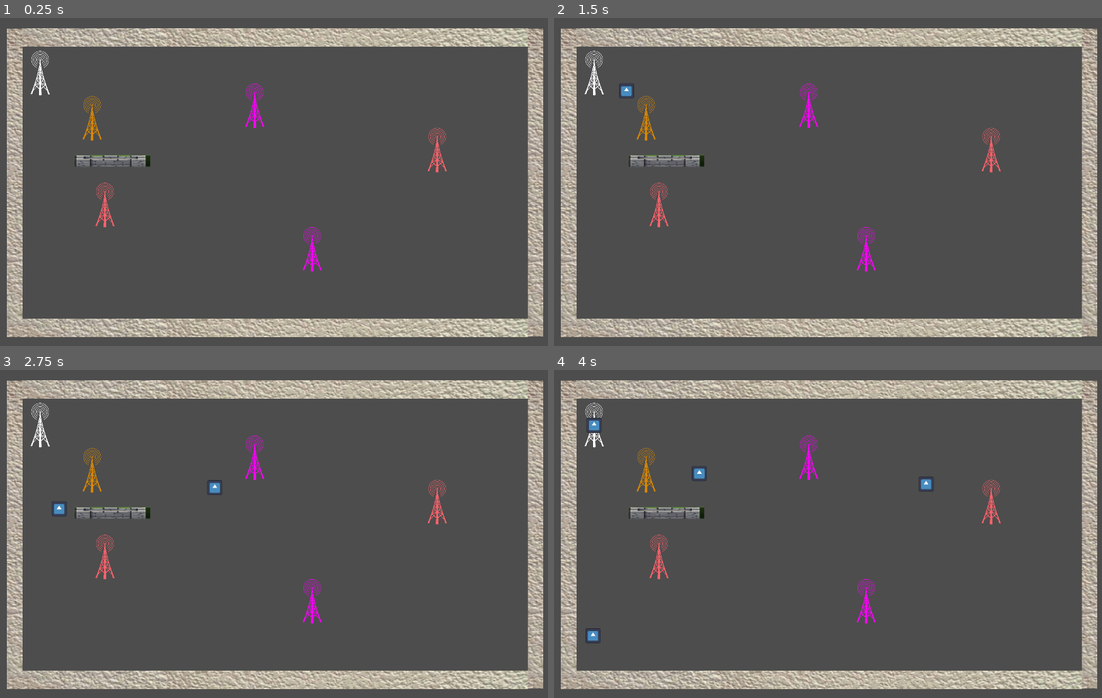
Above: before the commit, frames 1-4 (two rows, left to right).
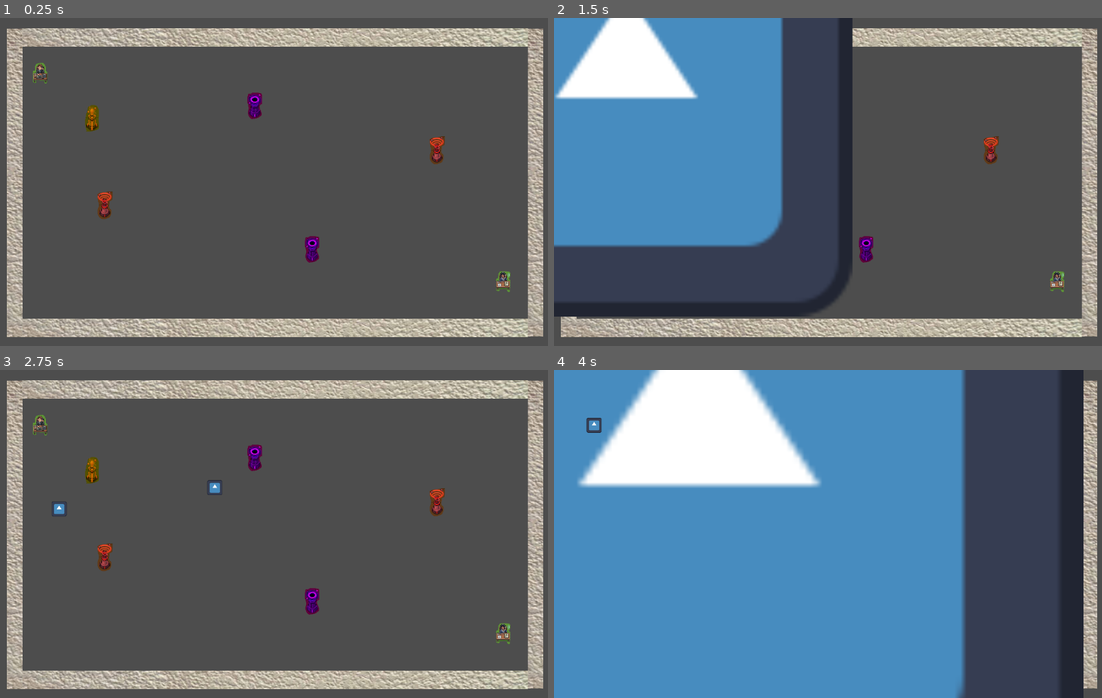
Above: after the commit, the same moments.

Repository: ryupold/ld59
Game: Godot game, scene res://scenes/test_sender.tscn
Same seed, same stepped clock (60 frames per second), same inputs: the game is played once before the commit and once after it. The engine's default icon, where the game draws it, is replaced by a stand-in: a white triangle on a blue panel in a dark square.
Inputs:
- Up to frame 1 (0.25 s): no input
- Up to frame 2 (1.5 s): tap Enter at 0.5 s
- Up to frame 3 (2.75 s): no input
- Up to frame 4 (4 s): no input

The runs differ from the first frame. In frame 1, 2.0% of the frame differs, in the area x 5-94%, y 10-84%; in frame 2, 36%; in frame 3, 2.0%; in frame 4, 82%, in the area x 0-97%, y 0-100%.

Commit message:
add concept art + change relay tower

Diff:
--- /dev/null
+++ b/ld59-game/entities/receiver/receiver.tscn
@@ -0,0 +1,8 @@
+[gd_scene format=3 uid="uid://sc317p0yslvi"]
+
+[ext_resource type="Texture2D" uid="uid://d2f028d7tnpke" path="res://concepts/receiver.png" id="1_ooahl"]
+
+[node name="Receiver" type="Node2D" unique_id=1476249835]
+
+[node name="Sprite2D" type="Sprite2D" parent="." unique_id=336344477]
+texture = ExtResource("1_ooahl")
--- a/ld59-game/entities/sender/sender.tscn
+++ b/ld59-game/entities/sender/sender.tscn
@@ -1,13 +1,13 @@
 [gd_scene format=3 uid="uid://d0cuiwxuevfh"]
 
 [ext_resource type="Script" uid="uid://c3bncaxlpwi7c" path="res://entities/sender/sender.gd" id="1_347e5"]
-[ext_resource type="Texture2D" uid="uid://ddn74ovhrt1hg" path="res://thenounproject.png" id="1_gb42k"]
+[ext_resource type="Texture2D" uid="uid://djg1mlumtqwou" path="res://concepts/sender.png" id="2_347e5"]
 
 [node name="Sender" type="Node2D" unique_id=1211801374]
 script = ExtResource("1_347e5")
 
 [node name="Sprite2D" type="Sprite2D" parent="." unique_id=1160610372]
-texture = ExtResource("1_gb42k")
+texture = ExtResource("2_347e5")
 
 [node name="PacketCreationTimer" type="Timer" parent="." unique_id=1597540509]
 autostart = true
--- a/ld59-game/entities/towers/anti_gravity/anti_gravity_tower.tscn
+++ b/ld59-game/entities/towers/anti_gravity/anti_gravity_tower.tscn
@@ -1,7 +1,7 @@
 [gd_scene format=3 uid="uid://bh8f05rppbhib"]
 
 [ext_resource type="Script" uid="uid://bufbghe3k675b" path="res://entities/towers/anti_gravity/anti_gravity_tower.gd" id="1_dleeo"]
-[ext_resource type="Texture2D" uid="uid://ddn74ovhrt1hg" path="res://thenounproject.png" id="2_oek4k"]
+[ext_resource type="Texture2D" uid="uid://cd5g4nwj3kgu6" path="res://concepts/antigravity-tower.png" id="2_dleeo"]
 
 [sub_resource type="CircleShape2D" id="CircleShape2D_50pgb"]
 radius = 600.0
@@ -12,7 +12,7 @@
 
 [node name="Sprite2D" type="Sprite2D" parent="." unique_id=1328720220]
 modulate = Color(1, 0.38734543, 0.42409912, 1)
-texture = ExtResource("2_oek4k")
+texture = ExtResource("2_dleeo")
 
 [node name="Area2D" type="Area2D" parent="." unique_id=505660784]
 collision_mask = 2
--- a/ld59-game/entities/towers/gravity/gravity_tower.tscn
+++ b/ld59-game/entities/towers/gravity/gravity_tower.tscn
@@ -1,7 +1,7 @@
 [gd_scene format=3 uid="uid://bujp2ee8lyfqq"]
 
 [ext_resource type="Script" uid="uid://cdtbgomude17w" path="res://entities/towers/gravity/gravity_tower.gd" id="1_50pgb"]
-[ext_resource type="Texture2D" uid="uid://ddn74ovhrt1hg" path="res://thenounproject.png" id="1_f6cjg"]
+[ext_resource type="Texture2D" uid="uid://dc61oeo74ws6l" path="res://concepts/gravity-tower.png" id="2_50pgb"]
 
 [sub_resource type="CircleShape2D" id="CircleShape2D_50pgb"]
 radius = 600.0
@@ -12,7 +12,7 @@
 
 [node name="Sprite2D" type="Sprite2D" parent="." unique_id=1328720220]
 modulate = Color(1, 0, 1, 1)
-texture = ExtResource("1_f6cjg")
+texture = ExtResource("2_50pgb")
 
 [node name="Area2D" type="Area2D" parent="." unique_id=505660784]
 collision_mask = 2
--- a/ld59-game/entities/towers/payload/payload_tower.gd
+++ b/ld59-game/entities/towers/payload/payload_tower.gd
@@ -15,7 +15,7 @@
 	tween.tween_interval(1)
 
 
-#func _process(delta: float) -> void:
-#	for packet in packetsColliding:
-#		packet.increasePayload()
-#	return
+func _physics_process(delta):
+	var overlapping := collisionArea.get_overlapping_bodies()
+	if overlapping.size() > 0:
+		(overlapping[0] as Packet).increasePayload()
--- a/ld59-game/entities/towers/payload/payload_tower.tscn
+++ b/ld59-game/entities/towers/payload/payload_tower.tscn
@@ -1,7 +1,7 @@
 [gd_scene format=3 uid="uid://ck4loryblva0u"]
 
 [ext_resource type="Script" uid="uid://n4k51v5m15gx" path="res://entities/towers/payload/payload_tower.gd" id="1_hk4hf"]
-[ext_resource type="Texture2D" uid="uid://ddn74ovhrt1hg" path="res://thenounproject.png" id="2_ximqh"]
+[ext_resource type="Texture2D" uid="uid://f2yx7ervgv4y" path="res://concepts/payload-tower.png" id="2_hk4hf"]
 
 [sub_resource type="CircleShape2D" id="CircleShape2D_50pgb"]
 radius = 600.0
@@ -12,7 +12,7 @@
 
 [node name="Sprite2D" type="Sprite2D" parent="." unique_id=1328720220]
 modulate = Color(0.8648721, 0.5381588, 0, 1)
-texture = ExtResource("2_ximqh")
+texture = ExtResource("2_hk4hf")
 
 [node name="Area2D" type="Area2D" parent="." unique_id=505660784]
 collision_mask = 2
--- a/ld59-game/scenes/test_sender.tscn
+++ b/ld59-game/scenes/test_sender.tscn
@@ -1,10 +1,10 @@
 [gd_scene format=3 uid="uid://cpqhc4o6gw6nv"]
 
-[ext_resource type="PackedScene" path="res://entities/walls/walls.tscn" id="1_kr4f8"]
+[ext_resource type="PackedScene" uid="uid://3i1vgtrekd1x" path="res://entities/walls/walls.tscn" id="1_kr4f8"]
 [ext_resource type="PackedScene" uid="uid://d0cuiwxuevfh" path="res://entities/sender/sender.tscn" id="2_mv1ug"]
 [ext_resource type="PackedScene" uid="uid://bujp2ee8lyfqq" path="res://entities/towers/gravity/gravity_tower.tscn" id="3_awagt"]
+[ext_resource type="PackedScene" uid="uid://sc317p0yslvi" path="res://entities/receiver/receiver.tscn" id="3_nivf7"]
 [ext_resource type="PackedScene" uid="uid://bh8f05rppbhib" path="res://entities/towers/anti_gravity/anti_gravity_tower.tscn" id="4_kr4f8"]
-[ext_resource type="PackedScene" uid="uid://oo7hw2v4cf22" path="res://entities/towers/wall/wall_tower.tscn" id="5_nivf7"]
 [ext_resource type="PackedScene" uid="uid://ck4loryblva0u" path="res://entities/towers/payload/payload_tower.tscn" id="6_vvhqw"]
 
 [node name="TestSender" type="Node2D" unique_id=324347188]
@@ -16,12 +16,12 @@
 packetParent = NodePath("..")
 spawnDistance = 200.0
 
+[node name="Receiver" parent="." unique_id=1476249835 instance=ExtResource("3_nivf7")]
+position = Vector2(4211, 2175)
+
 [node name="Camera2D" type="Camera2D" parent="." unique_id=666938385]
 position = Vector2(2264, 1327)
 zoom = Vector2(0.275, 0.275)
-
-[node name="WallTower" parent="Camera2D" unique_id=1813750863 instance=ExtResource("5_nivf7")]
-position = Vector2(-1371.9999, -179.99998)
 
 [node name="AntiGravityTower" parent="." unique_id=2014474127 instance=ExtResource("4_kr4f8")]
 position = Vector2(828, 1524)
Binary file added: ld59-game/concepts/packet.png
Not shown, added: ld59-game/concepts/packet.png.import
Binary file added: ld59-game/concepts/receiver.png
Not shown, added: ld59-game/concepts/receiver.png.import
Binary file added: ld59-game/concepts/sender.png
Not shown, added: ld59-game/concepts/sender.png.import
Binary file changed: ld59-game/concepts/tower_concepts.aseprite
